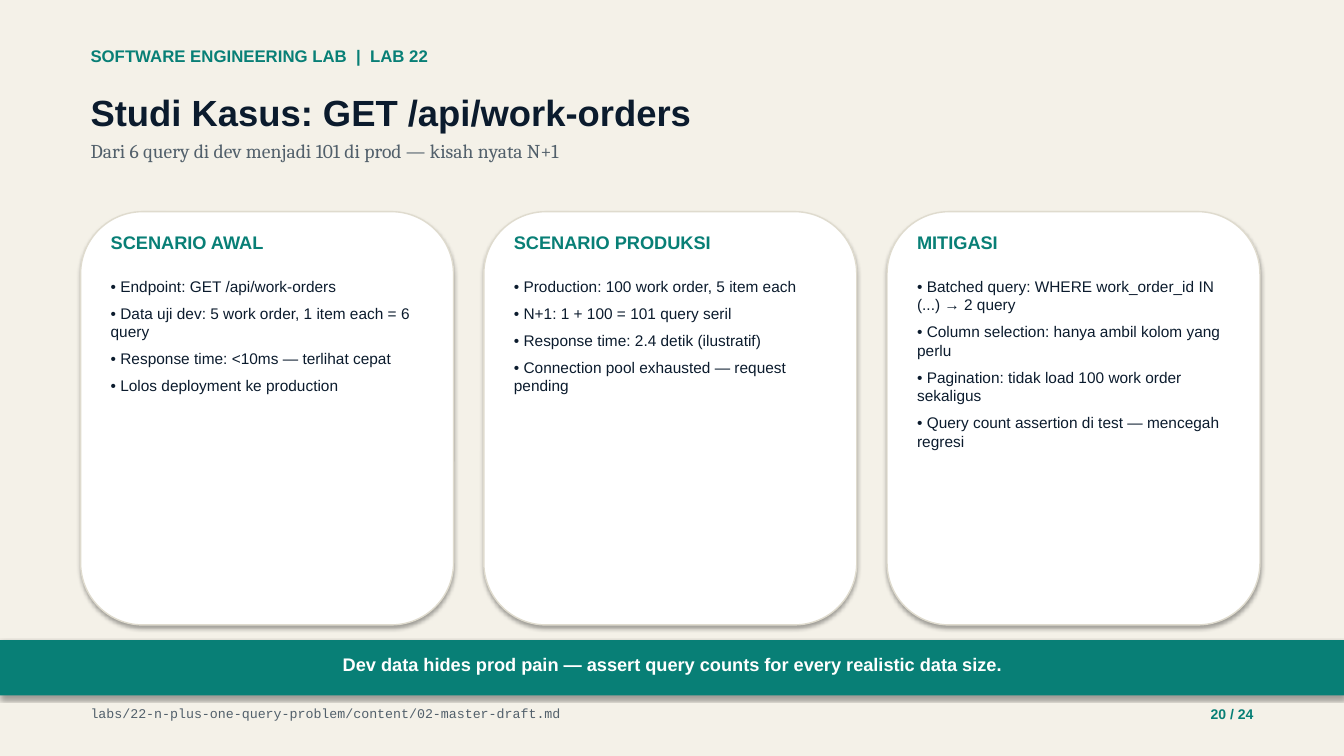
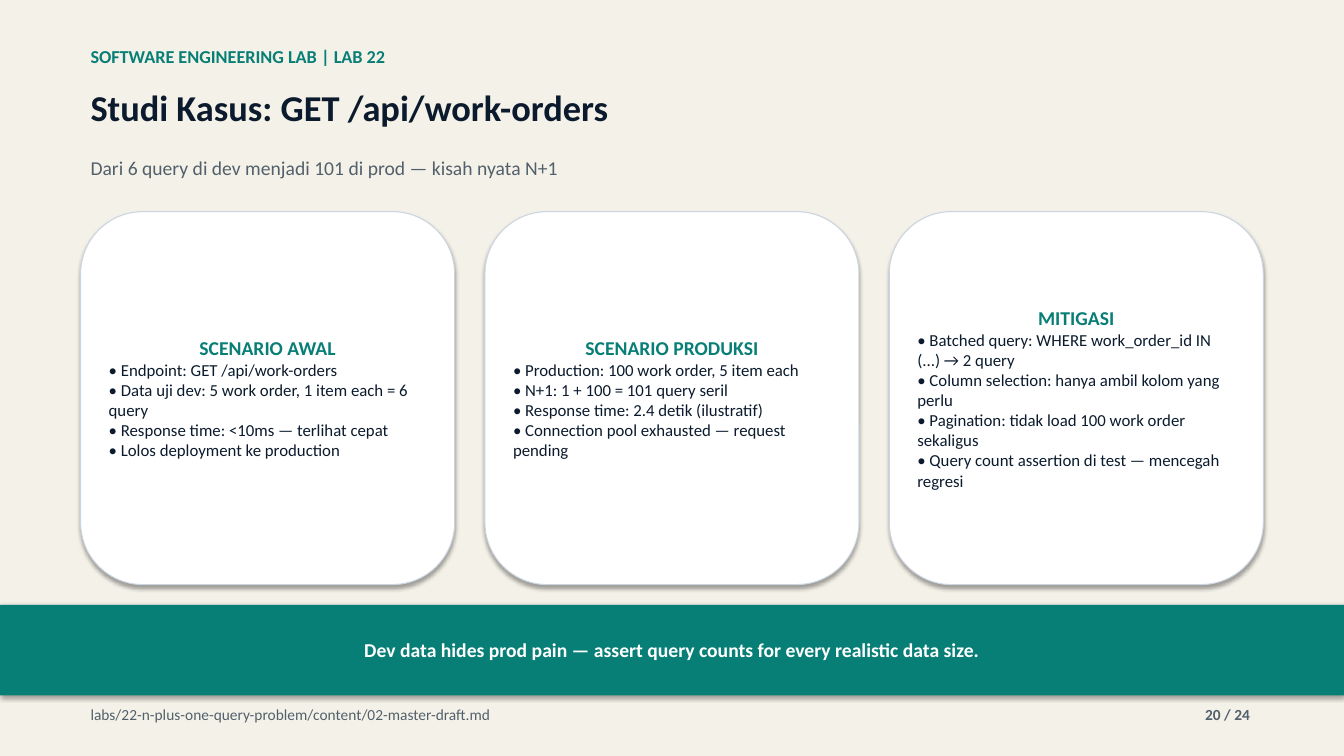
Before and after one commit to lukman-ss/software-engineering-lab, a slide deck: slide 20 of labs/22-n-plus-one-query-problem/result/linkedin/lab-22-n-plus-one-query-problem-carousel.pptx. Drawn at 1344x756 pixels with LibreOffice and Linux fonts; fonts in the diff are those of the drawing. Boxes give left, top, right and bottom in pixels: in the first picture for what was removed or moved away, otherwise in the second. Text is boxed around its words. In the diff, an @@ line names an element or a change of style, - is before the commit and + after.

Commit message:
feat(22-n-plus-one-query-problem): save and integrate content_def.py publication builder

```diff
--- a/labs/22-n-plus-one-query-problem/result/linkedin/lab-22-n-plus-one-query-problem-carousel.pptx
+++ b/labs/22-n-plus-one-query-problem/result/linkedin/lab-22-n-plus-one-query-problem-carousel.pptx
@@ text "SOFTWARE ENGINEERING LAB | LAB ..." at bbox=[91, 51, 385, 63]: size 12 to 13 pt, font Arial to Calibri @@
@@ text "Studi Kasus: GET /api/work-orders" at bbox=[91, 95, 608, 127]: font Arial to Calibri @@
@@ text at bbox=[91, 144, 559, 162]: paragraph removed @@
-Dari 6 query di dev menjadi 101 di prod — kisah nyata N+1
@@ text added at bbox=[91, 161, 557, 179], 14 pt, text #52606B @@
+Dari 6 query di dev menjadi 101 di prod — kisah nyata N+1
@@ rounded rectangle "SCENARIO AWAL": place and size @@
-rounded rectangle "SCENARIO AWAL" at bbox=[111, 281, 410, 395]
+rounded rectangle "SCENARIO AWAL" at bbox=[81, 212, 455, 585]
@@ rounded rectangle removed at bbox=[81, 212, 454, 625] @@
@@ text removed at bbox=[111, 236, 263, 249] @@
-SCENARIO AWAL
@@ rounded rectangle removed at bbox=[484, 212, 857, 625] @@
@@ vertical alignment top to middle; fill none to #FFFFFF; outline none to #CBD5E1 0.75 pt; shadow on in 3 elements at bbox=[889, 212, 1263, 585], bbox=[81, 212, 455, 585], bbox=[485, 212, 859, 585] @@
@@ rounded rectangle "SCENARIO PRODUKSI": place and size @@
-rounded rectangle "SCENARIO PRODUKSI" at bbox=[514, 281, 796, 395]
+rounded rectangle "SCENARIO PRODUKSI" at bbox=[485, 212, 859, 585]
@@ text removed at bbox=[514, 236, 711, 249] @@
-SCENARIO PRODUKSI
@@ rounded rectangle removed at bbox=[887, 212, 1260, 625] @@
@@ rounded rectangle "MITIGASI": place and size @@
-rounded rectangle "MITIGASI" at bbox=[917, 281, 1220, 450]
+rounded rectangle "MITIGASI" at bbox=[889, 212, 1263, 585]
@@ text removed at bbox=[917, 236, 998, 249] @@
-MITIGASI
@@ text in rounded rectangle at bbox=[1038, 312, 1114, 325]: paragraph added @@
+MITIGASI
@@ text in rounded rectangle at bbox=[199, 342, 335, 355]: paragraph added @@
+SCENARIO AWAL
@@ text in rounded rectangle at bbox=[585, 342, 758, 355]: paragraph added @@
+SCENARIO PRODUKSI
@@ text in rounded rectangle at bbox=[917, 334, 1219, 490]: size 11 to 12 pt, font Arial to Calibri; less space between paragraphs @@
@@ text in rounded rectangle at bbox=[109, 364, 407, 459]: size 11 to 12 pt, font Arial to Calibri; less space between paragraphs @@
@@ text in rounded rectangle at bbox=[513, 364, 799, 459]: size 11 to 12 pt, font Arial to Calibri in "• Production: 100 work order, 5 item ...", "• N+1: 1 + 100 = 101 ...", "• Response time: 2.4 detik (ilustratif)", "• Connection pool exhausted — request pending"; less space between paragraphs @@
@@ rectangle "Dev data hides prod pain ...": place and size @@
-rectangle "Dev data hides prod pain ..." at bbox=[343, 657, 1001, 675]
+rectangle "Dev data hides prod pain ..." at bbox=[0, 605, 1344, 696]
@@ rectangle "Dev data hides prod pain ..." at bbox=[0, 605, 1344, 696]: size 13 to 14 pt, font Arial to Calibri; vertical alignment top to middle; fill none to #087F76; shadow on @@
@@ rectangle removed at bbox=[0, 640, 1344, 696] @@
@@ text "labs/22-n-plus-one-query-problem/content/02-master-draft.md" at bbox=[91, 709, 491, 723]: size 9.5 to 11 pt, font Courier New to Calibri @@
@@ text "20 / 24" at bbox=[1205, 710, 1250, 720]: size 10 to 11 pt, font Arial to Calibri, text colour #087F76 to #52606B @@
```
Also in this commit, not shown: 23 other slides changed, 4 other files.
